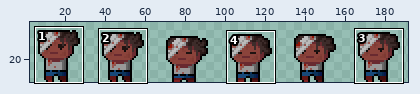
File history of a sprite sheet, Assets/Sprites/Zombie AssetPack/AnimationSheets/Player_Character_32x32/Player_idle.png. The first picture is a wide view before the edit; the outline marks the close-up.
Close-up. First the earlier version:
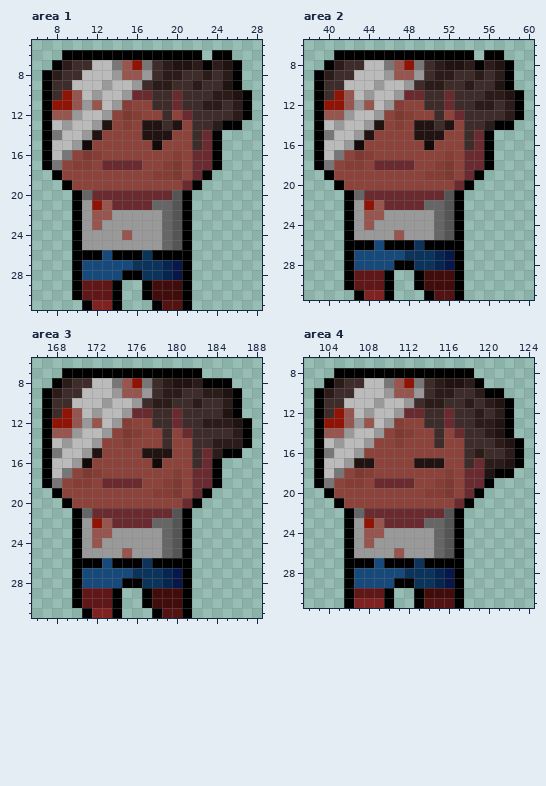
The file is 192x32 pixels. Colours within 5 levels of each other are drawn and written as one. Shown: area 1: x 6..28, y 5..31; area 2: x 38..60, y 6..31; area 3: x 166..188, y 6..31; area 4: x 102..124, y 7..31. The wide view leaves out empty margins. The commit also changed other parts of the picture, which this record leaves out.
After:
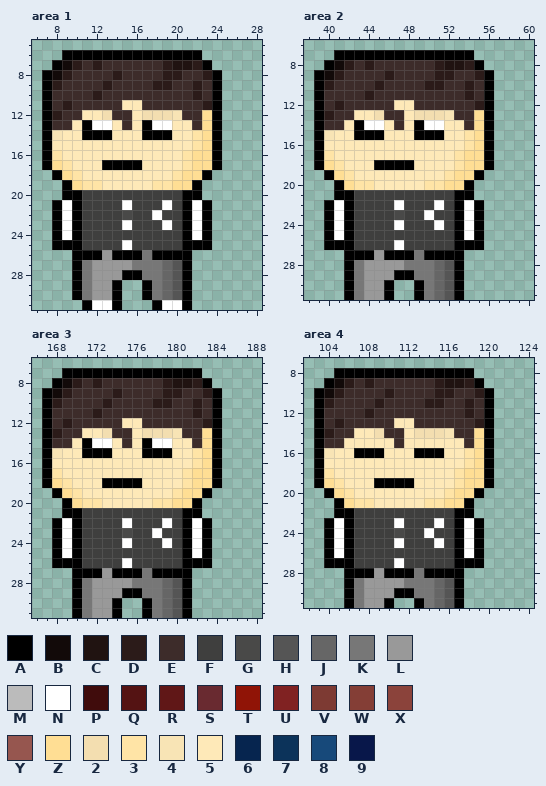
Palette (. is transparent): A #000000  B #120a09  C #201311  D #2b1b19  E #3d2c2a  F #3f3f3e  G #494948  H #555555  J #666666  K #777777  L #999999  M #bbbbbb  N #ffffff  P #400c0c  Q #541313  R #601717  S #692a30  T #901406  U #802222  V #7d3a33  W #843e36  X #8b433b  Y #96564f  Z #ffde94  2 #f3deb0  3 #ffe4a6  4 #f8e4b5  5 #fee9b8  6 #06254f  7 #0c335a  8 #17497a  9 #08174a
From old to new:
--- area 1
@@ x 6..28 @@
  5 .......................
- 6 ...AAAAAAAAAAAAAA.AA...
- 7 ..ADEEMMKYTKEDCCDADCA..
- 8 .ADEEMMMLYYLEDDEEDEDA..
- 9 .AEEMMMLMMLEDDEEDEECA..
-10 .AETYMLMMLSSEESEEEDDCA.
-11 .ATTYLYMLWXXEESEEDDEDA.
-12 .AYYLMMLXVWXXEXSEEEEDA.
-13 .AMLMMLCXWXCCECXEEDAA..
-14 .AKMMLCXXXXCCCXXESA....
-15 .AMMLBXXXXXXBXXXESA....
-16 .AMKXVWXXXXXXXWXSSA....
-17 .AKXWWXSSSSXXWVXSSA....
-18 ..AXXXXXXXXXWWVXSA.....
-19 ...AXXXXXXXXXXXSA......
-20 ....AJSSSSSSSSHA.......
-21 ....ALTYSSSSJJHA.......
-22 ....ALYYLLLLLJHA.......
-23 ....ALYLLLLLLJHA.......
-24 ....ALLLLYLLLJHA.......
-25 ....ALLLLLLLLJHA.......
-26 ....AAA8AAA7AAAA.......
-27 ....A8888877769A.......
-28 ....A8888AA7769A.......
-29 ....ARRRA..APPPA.......
-30 ....ARRRA..APPPA.......
-31 .....AUUA...AQQA.......
+ 6 ...AAAAAAAAAAAAAA......
+ 7 ..ABDEDEEEEEEDCCDA.....
+ 8 .ABDEEEEDEEEEDDEEDA....
+ 9 .ADEEEEDEEEEDDEEDEA....
+10 .AEEEEDEEEEEEEEEDEA....
+11 .AEDEEEEE55EEEEEEDA....
+12 .ADEE552EE52224EEZA....
+13 .AEE5ANN5E5ANN55EZA....
+14 .A455AAA555AAA553ZA....
+15 .A555555555555553ZA....
+16 .A35555555555553ZZA....
+17 .AZ3555AAAA55553ZZA....
+18 ..AZ35555555553ZZA.....
+19 ...AZ335555533ZZA......
+20 ...AAFFFFFFFFFFAA......
+21 ..ANAFFFFNFFFNFANA.....
+22 ..ANAFFFFGFFNFFANA.....
+23 ..ANAFFFFNFFFNFANA.....
+24 ..ANAFFFFFFFFFFANA.....
+25 ..AAAFFFFNFFFFFAAA.....
+26 ....AAALAAAKAAAA.......
+27 ....AKLLLLKKKJHA.......
+28 ....AKLLLAAKKJHA.......
+29 ....AKLLA..AKJHA.......
+30 ....AKLLA..AKJHA.......
+31 .....ANNA...ANNA.......
--- area 2
@@ x 38..60 @@
  6 .......................
- 7 ...AAAAAAAAAAAAAA.AA...
- 8 ..ADEEMMKYTKEDCCDADCA..
- 9 .ADEEMMMLYYLEDDEEDEDA..
-10 .AEEMMMLMMLEDDEEDEECA..
-11 .AETYMLMMLSSEESEEEDDCA.
-12 .ATTYLYMLWXXEESEEDDEDA.
-13 .AYYLMMLXVWXXEXSEEEEDA.
-14 .AMLMMLCXWXCCECXEEDAA..
-15 .AKMMLCXXXXCCCXXESA....
-16 .AMMLBXXXXXXBXXXESA....
-17 .AMKXVWXXXXXXXWXSSA....
-18 .AKXWWXSSSSXXWVXSSA....
-19 ..AXXXXXXXXXWWVXSA.....
-20 ...AXXXXXXXXXXXSA......
-21 ....AJSSSSSSSSHA.......
-22 ....ALTYSSSSJJHA.......
-23 ....ALYYLLLLLJHA.......
-24 ....ALYLLLLLLJHA.......
-25 ....ALLLLYLLLJHA.......
-26 ....AAA8AAA7AAAA.......
-27 ....A8888877769A.......
-28 ....A8888AA7769A.......
-29 ....ARRRA..APPPA.......
-30 ....ARRRA..APPPA.......
-31 .....AUUA...AQQA.......
+ 7 ...AAAAAAAAAAAAAA......
+ 8 ..ABDEDEEEEEEDCCDA.....
+ 9 .ABDEEEEDEEEEDDEEDA....
+10 .ADEEEEDEEEEDDEEDEA....
+11 .AEEEEDEEEEEEEEEDEA....
+12 .AEDEEEEE55EEEEEEDA....
+13 .ADEE552EE52224EEZA....
+14 .AEE5ANN5E5ANN55EZA....
+15 .A455AAA555AAA553ZA....
+16 .A555555555555553ZA....
+17 .A35555555555553ZZA....
+18 .AZ3555AAAA55553ZZA....
+19 ..AZ35555555553ZZA.....
+20 ...AZ335555533ZZA......
+21 ...AAFFFFFFFFFFAA......
+22 ..ANAFFFFNFFFNFANA.....
+23 ..ANAFFFFGFFNFFANA.....
+24 ..ANAFFFFNFFFNFANA.....
+25 ..ANAFFFFFFFFFFANA.....
+26 ..AAAFFFFNFFFFFAAA.....
+27 ....AAALAAAKAAAA.......
+28 ....AKLLLLKKKJHA.......
+29 ....AKLLLAAKKJHA.......
+30 ....AKLLA..AKJHA.......
+31 ....AKLLA..AKJHA.......
--- area 3
@@ x 166..188 @@
  7 ...AAAAAAAAAAAAAA......
- 8 ..ADEEMMKYTKEDCCDAAA...
- 9 .ADEEMMMLYYLEDDEEDDCA..
-10 .AEEMMMLMMLEDDEEDEEDA..
-11 .AETYMLMMLSSEESEEEECA..
-12 .ATTYLYMLWXXEESEEDDDCA.
-13 .AYYLMMLXVWXXEXSEEEEDA.
-14 .AMLMMLXXWXXXEXXEEDDDA.
-15 .AKMMLCXXXXCCCXXESDAA..
-16 .AMMLBXXXXXXBXXXESA....
-17 .AMKXVWXXXXXXXWXSSA....
-18 .AKXWWXSSSSXXWVXSSA....
-19 ..AXXXXXXXXXWWVXSA.....
-20 ...AXXXXXXXXXXXSA......
-21 ....AJSSSSSSSSHA.......
-22 ....ALTYSSSSJJHA.......
-23 ....ALYYLLLLLJHA.......
-24 ....ALYLLLLLLJHA.......
-25 ....ALLLLYLLLJHA.......
-26 ....AAA8AAA7AAAA.......
-27 ....A8888877769A.......
-28 ....A8888AA7769A.......
-29 ....ARRRA..APPPA.......
-30 ....ARRRA..APPPA.......
-31 .....AUUA...AQQA.......
+ 8 ..ABDEDEEEEEEDCCDA.....
+ 9 .ABDEEEEDEEEEDDEEDA....
+10 .ADEEEEDEEEEDDEEDEA....
+11 .AEEEEDEEEEEEEEEDEA....
+12 .AEDEEEEE55EEEEEEDA....
+13 .ADEE552EE52224EEZA....
+14 .AEE5ANN5E5ANN55EZA....
+15 .A455AAA555AAA553ZA....
+16 .A555555555555553ZA....
+17 .A35555555555553ZZA....
+18 .AZ3555AAAA55553ZZA....
+19 ..AZ35555555553ZZA.....
+20 ...AZ335555533ZZA......
+21 ...AAFFFFFFFFFFAA......
+22 ..ANAFFFFNFFFNFANA.....
+23 ..ANAFFFFGFFNFFANA.....
+24 ..ANAFFFFNFFFNFANA.....
+25 ..ANAFFFFFFFFFFANA.....
+26 ..AAAFFFFNFFFFFAAA.....
+27 ....AAALAAAKAAAA.......
+28 ....AKLLLLKKKJHA.......
+29 ....AKLLLAAKKJHA.......
+30 ....AKLLA..AKJHA.......
+31 ....AKLLA..AKJHA.......
--- area 4
@@ x 102..124 @@
  8 ...AAAAAAAAAAAAAA......
- 9 ..ADEEMMKYTKEDCCDA.....
-10 .ADEEMMMLYYLEDDEEDAA...
-11 .AEEMMMLMMLEDDEEDEDCA..
-12 .AETYMLMMLSSEESEEDEDA..
-13 .ATTYLYMLWXXEESEEDDCA..
-14 .AYYLMMLXVWXXEXSEEDCA..
-15 .AMLMMLXXWXXXEXXEEEDCA.
-16 .AKMMLXXXXXXXXXXEDEEDA.
-17 .AMMLCCXXXXCCCXXESDDCA.
-18 .AMKXVWXXXXXXXWXSSCAA..
-19 .AKXWWXSSSSXXWVXSSA....
-20 ..AXXXXXXXXXWWVXSA.....
-21 ...AXXXXXXXXXXXSA......
-22 ....AJSSSSSSSSHA.......
-23 ....ALTYSSSSJJHA.......
-24 ....ALYYLLLLLJHA.......
-25 ....ALYLLLLLLJHA.......
-26 ....ALLLLYLLLJHA.......
-27 ....AAA8AAA7AAAA.......
-28 ....A8888877769A.......
-29 ....A8888AA7769A.......
-30 ....ARRRA..APPPA.......
-31 ....AUUUA..AQQQA.......
+ 9 ..ABDEDEEEEEEDCCDA.....
+10 .ABDEEEEDEEEEDDEEDA....
+11 .ADEEEEDEEEEDDEEDEA....
+12 .AEEEEDEEEEEEEEEDEA....
+13 .AEDEEEEE55EEEEEEDA....
+14 .ADEE552EE52224EEZA....
+15 .AEE55555E555555EZA....
+16 .A455AAA555AAA553ZA....
+17 .A555555555555553ZA....
+18 .A35555555555553ZZA....
+19 .AZ3555AAAA55553ZZA....
+20 ..AZ35555555553ZZA.....
+21 ...AZ335555533ZZA......
+22 ...AAFFFFFFFFFFAA......
+23 ..ANAFFFFNFFFNFANA.....
+24 ..ANAFFFFGFFNFFANA.....
+25 ..ANAFFFFNFFFNFANA.....
+26 ..ANAFFFFFFFFFFANA.....
+27 ..AAAFFFFNFFFFFAAA.....
+28 ....AAALAAAKAAAA.......
+29 ....AKLLLLKKKJHA.......
+30 ....AKLLLAAKKJHA.......
+31 ....AKLLA..AKJHA.......
Pixel boxes of the changes (left, top, right, bottom) in both close-ups:
changed: (52, 50, 252, 310)
changed: (324, 50, 524, 300)
changed: (52, 378, 252, 618)
changed: (324, 378, 524, 608)
